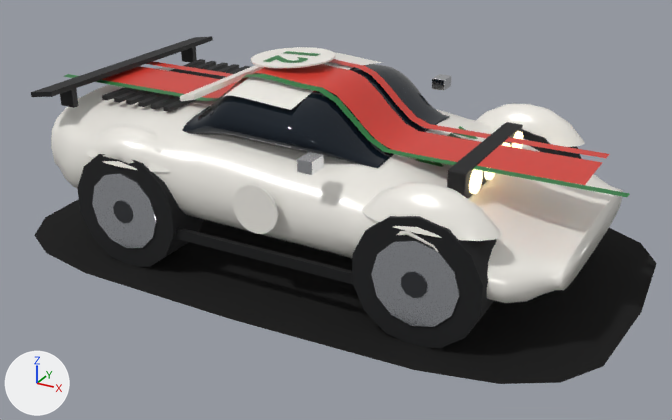
The glTF model art/models/car-5.glb, before and after one commit.
The view is the same before and after, from a 50 mm camera at (2.58, -4.67, 2.55) aimed at (0.07, -0.12, 0.27). Lighting does not change. The marker at lower left points along +X, +Y and +Z. The picture after the commit comes second. Vertices at exactly the same position are counted once.

Before the edit, the objects in view are built like this:
```python
me_body = bpy.data.meshes.new('body')
me_body.from_pydata(...)  # 3256 vertices, 5777 faces; spans x -1.9..1.9, y -1.14..1.14, z 0.0..1.17
me_body.materials.append(mat_paint)
me_body.materials.append(mat_glass)
me_body.materials.append(mat_roof)
me_body.materials.append(mat_stripe)
me_body.materials.append(mat_black)
me_body.materials.append(mat_tail)
me_body.materials.append(mat_white)
me_body.materials.append(mat_lamp)
me_body.materials.append(mat_band0)
me_body.materials.append(mat_ink)
me_body.materials.append(mat_chrome)
me_body.materials.append(mat_tyre)
me_body.materials.append(mat_rim)
me_body.materials.append(mat_hub)
me_body.materials.append(mat_contact)
ob_car_5 = bpy.data.objects.new('car-5', me_body)
ob_car_5.location = (0.0, 0.0, 0.0)
```
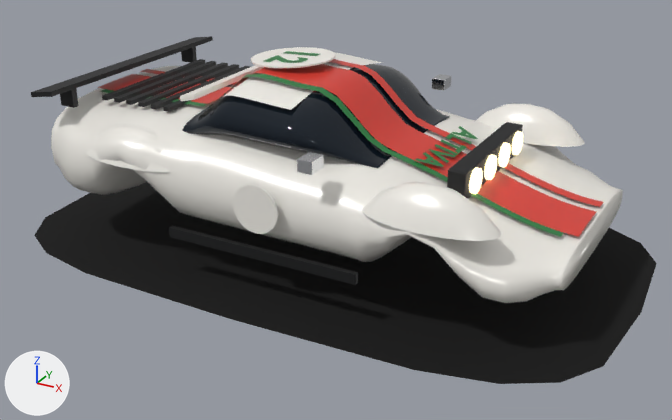
The edits, one by one:
me_body is used by ob_car_5; location (0.0, 0.0, 0.0).
me_body had 3256 vertices, 5777 faces and spanned x -1.9..1.9, y -1.14..1.14, z 0.0..1.17.
me_body now has 2950 vertices, 5225 faces and spans x -1.9..1.9, y -1.14..1.14, z 0.01..1.17.
me_body part 1: 12 loose pieces with 288 vertices, spanning x -1.26..1.3, y -0.91..0.91, z 0.0..0.72, are deleted.
Part 2, on me_body:
12 vertices are removed from x -1.81..-1.51, y -0.36..-0.31, z 0.92.
16 faces are deleted.
41 vertices in x -1.41..-0.97, y -0.36..0.2, z 0.92 move by (0.0, 0.0, -0.05).
34 vertices in x -1.01..-0.7, y -0.36..0.2, z 0.92 move by (0.0, 0.0, -0.04).
26 vertices in x -1.59..-1.23, y -0.36..0.2, z 0.92 move by (0.0, 0.0, -0.06).
3 vertices are added at (-1.51, -0.36, 0.86), (-1.51, -0.34, 0.86), (-1.51, -0.31, 0.86).
4 new faces join them, mat_band0.
Part 3, on me_body:
12 vertices are removed from x 1.51..1.81, y -0.36..-0.31, z 0.8.
16 faces are deleted.
10 vertices in x 1.41, y -0.36..0.2, z 0.8 move by (0.0, 0.0, -0.26).
9 vertices in x 0.6..0.62, y -0.36..0.2, z 0.8 move by (0.0, 0.0, -0.02).
9 vertices in x 0.7..0.71, y -0.36..0.2, z 0.8 move by (0.0, 0.0, -0.05).
9 vertices in x 1.31..1.32, y -0.36..0.2, z 0.8 move by (0.0, 0.0, -0.24).
8 vertices in x 1.5..1.59, y -0.3..0.2, z 0.8 move by (0.0, 0.0, -0.28).
7 vertices in x 0.79..0.81, y -0.31..0.2, z 0.8 move by (0.0, 0.0, -0.07).
59 vertices move from x 0.62..1.5, y -0.36..0.2, z 0.8 to x 0.62..1.5, y -0.36..0.2, z 0.53..0.77.
3 vertices are added at (1.51, -0.36, 0.52), (1.51, -0.34, 0.52), (1.51, -0.31, 0.53).
4 new faces join them, mat_band0.
me_body no longer uses material mat_tyre.
me_body no longer uses material mat_rim.
me_body no longer uses material mat_hub.

Boxes (x1, y1, x2, y2) around the edits, measured in the pictures (672 x 420 px; the box of a moved part takes in the faces that stretch with it):
part 1 of me_body, deleted: before (77, 129, 582, 348)
part 2 of me_body, moved or reshaped: before (64, 62, 240, 101); after (97, 69, 241, 106)
part 3 of me_body, moved or reshaped: before (384, 124, 630, 197); after (384, 124, 603, 237)
